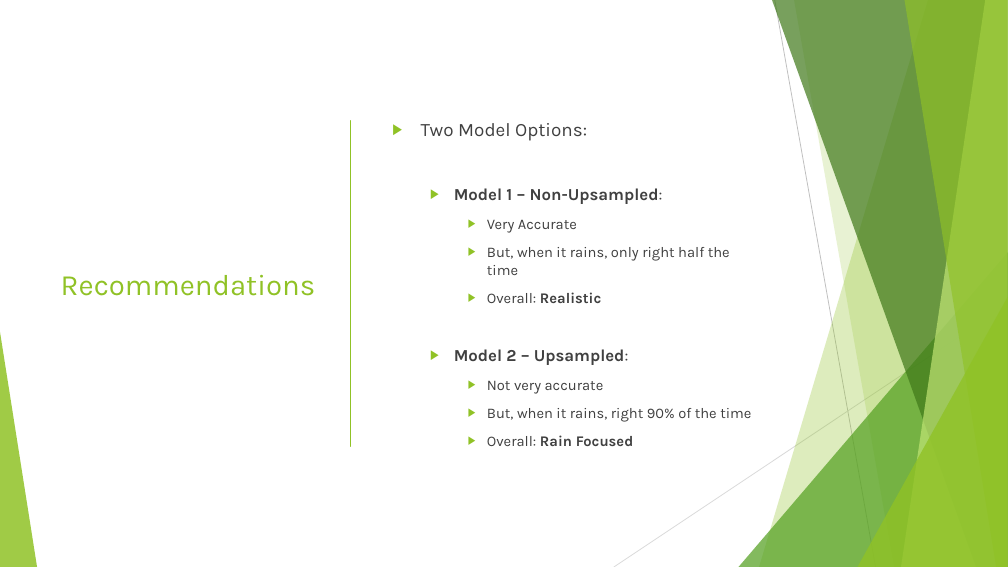
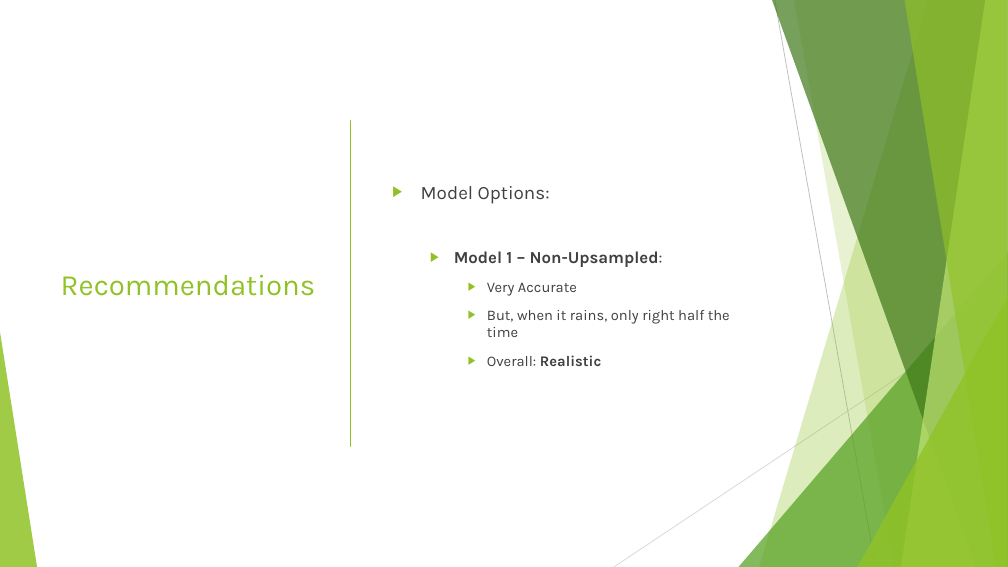
Before and after one commit to arcaputo3/dsc-3-final-project-online-ds-sp-000, a slide deck: slide 8 of rain_predict_aus.pptx. Drawn at 1008x567 pixels with LibreOffice and Linux fonts; fonts in the diff are those of the drawing. Boxes give left, top, right and bottom in pixels: in the first picture for what was removed or moved away, otherwise in the second. Text is boxed around its words. In the diff, an @@ line names an element or a change of style, - is before the commit and + after.

```diff
--- a/rain_predict_aus.pptx
+++ b/rain_predict_aus.pptx
@@ text at <box>421,186,550,204</box>: text changed @@
-▶ Two Model Options:
+▶ Model Options:
@@ text at <box>454,349,751,446</box>: paragraphs removed @@
-  ▶ Model 2 – Upsampled:
-    ▶ Not very accurate
-    ▶ But, when it rains, right 90% of the time
-    ▶ Overall: Rain Focused
```
Also in this commit, not shown: 2 other slides changed, 1 slide added, 1 other file.
